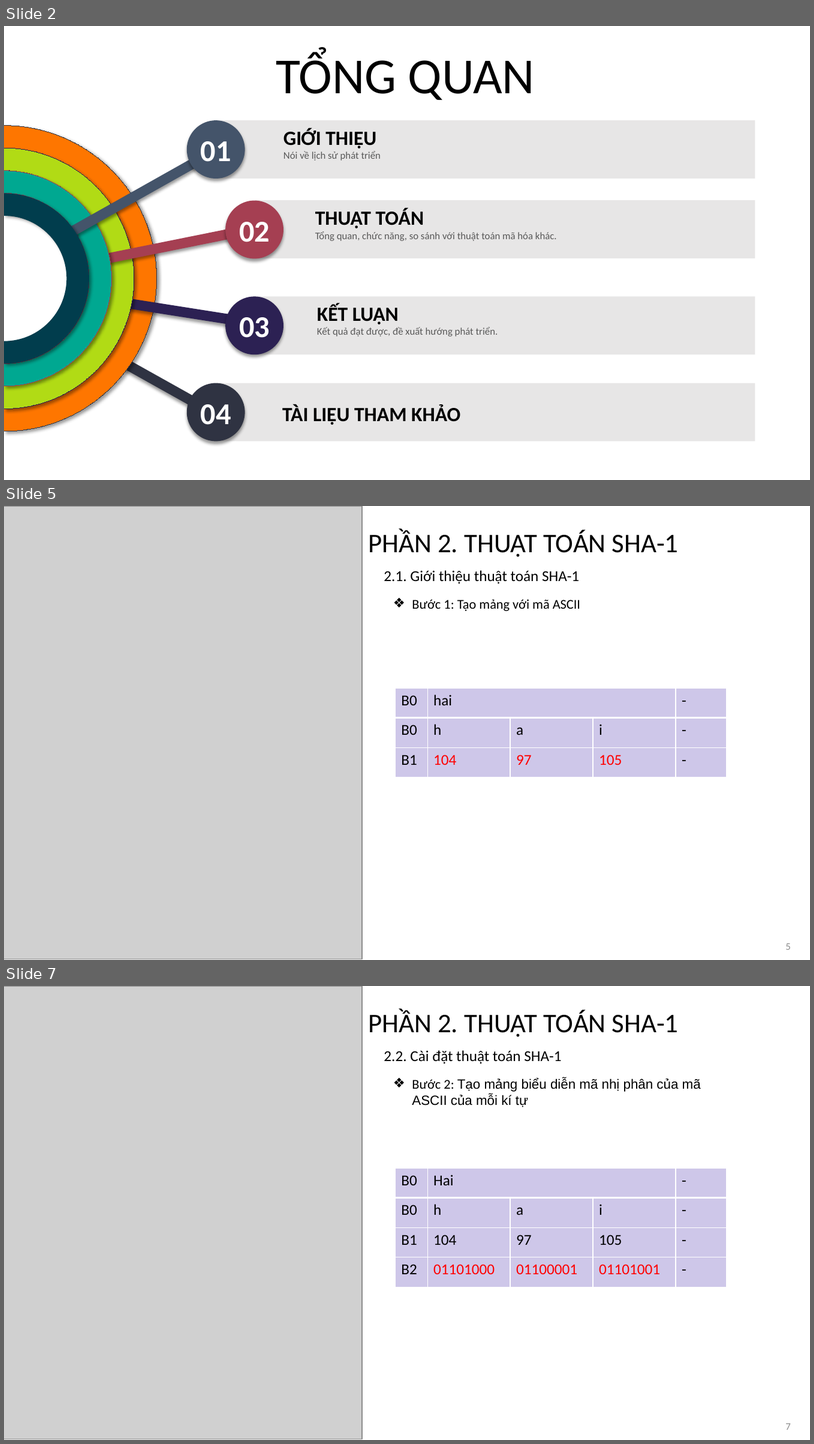
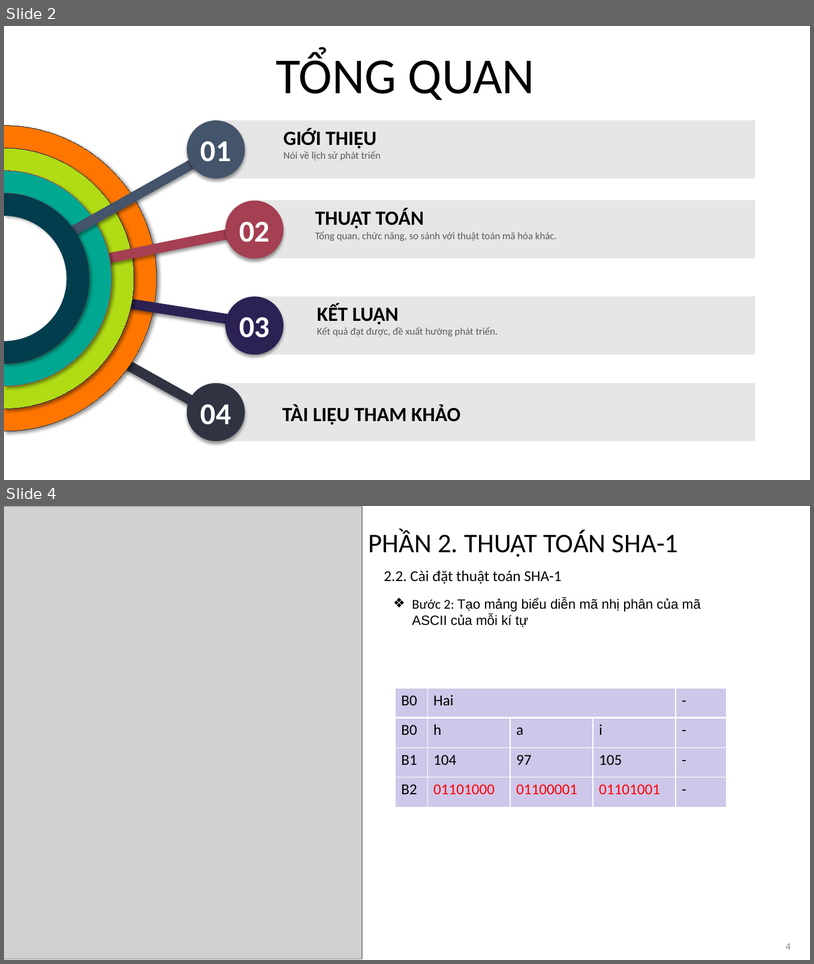
Before and after one commit to ThanhHai99/SGU_AnToanBaoMat, a slide deck: [final]_TT.pptx. Shown one above the other, each under a label of ours: slides 2, 5 and 7 before the commit, slides 2 and 4 after it; the slides between them are not shown. The pictures are 814x1444 and 814x964 pixels, drawn with LibreOffice and Linux fonts; fonts in the diff are those of the drawing; grey boxes stand for pictures. Boxes give left, top, right and bottom in pixels: in the first picture for what was removed or moved away, otherwise in the second. Text is boxed around its words. In the diff, an @@ line names an element or a change of style, - is before the commit and + after.

```diff
--- a/[final]_TT.pptx
+++ b/[final]_TT.pptx
@@ slide 5 removed at (4,506,810,960), background #FFFFFF @@
@@ picture removed at (4,506,362,959) @@
@@ title removed at (368,530,678,557) @@
-PHẦN 2. THUẬT TOÁN SHA-1
@@ text removed at (384,570,579,584) @@
-2.1. Giới thiệu thuật toán SHA-1
@@ text removed at (412,599,581,611) @@
-❖ Bước 1: Tạo mảng với mã ASCII
@@ table removed at (395,688,727,777), 3 rows, 5 columns @@
-B0 | hai |  |  | -
-B0 | h | a | i | -
-B1 | 104 | 97 | 105 | -
@@ page number removed at (786,943,791,949) @@
-5
@@ what was slide 7 is now slide 4 @@
@@ page number at (786,943,791,949): text changed @@
-7
+4
```
Also in this commit, not shown: 11 slides changed, 5 other slides removed, 7 other files.
